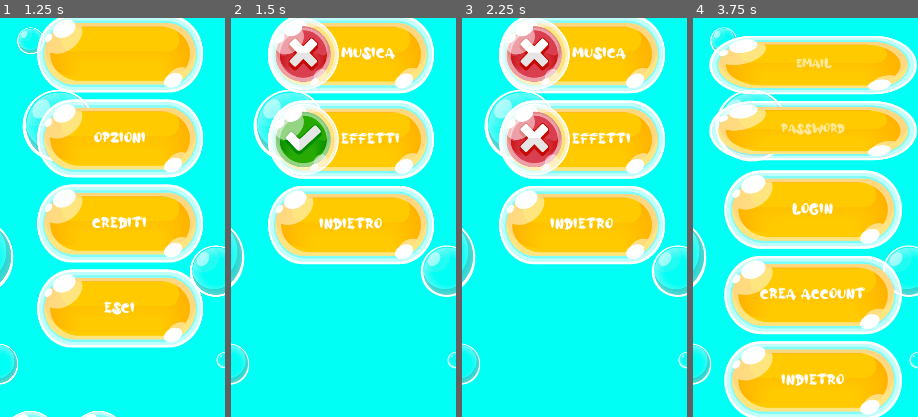
Above: before the commit, frames 1-4 (left to right).
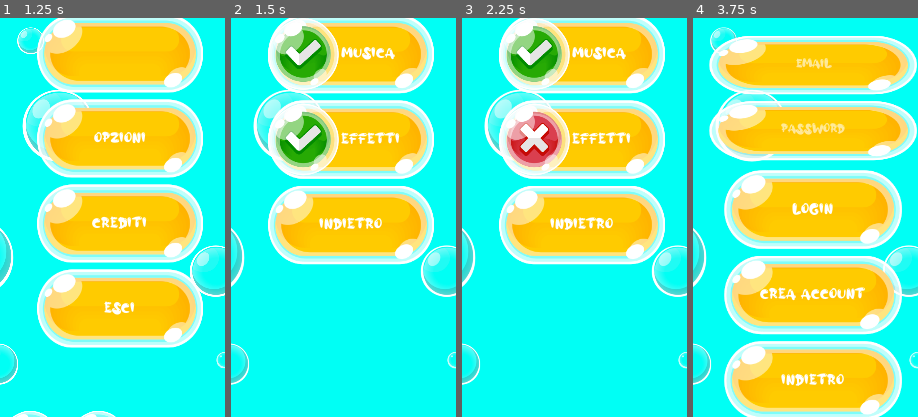
Above: after the commit, the same moments.

Repository: MatteoMassaro/BubBlow
Game: Godot game, scene res://src/screens/MenuScreen.tscn
Same seed, same stepped clock (60 frames per second), same inputs: the game is played once before the commit and once after it. This scene is started directly instead of the project's main scene.
Inputs (mouse positions are % of the whole screen's width and height, from its top left):
- Up to frame 1 (1.25 s): click (50, 44) at 0.5 s
- Up to frame 2 (1.5 s): click "OPZIONI" at 1.25 s
- Up to frame 3 (2.25 s): click "EFFETTI" at 2 s
- Up to frame 4 (3.75 s): click "INDIETRO" at 2.75 s; click (15, 93) at 3.5 s
The pictures show only the part of the screen within x 23-73%, y 40-90%; the shares and areas given below are measured in that part.

Frame 1 is identical in both runs. In frame 2, 2.5% of the frame differs, in the area x 20-48%, y 2-17%; in frame 3, 2.5%; in frame 4, nothing differs.

Commit message:
fix varie

Diff:
--- a/src/screens/ChoiseScreen.gd
+++ b/src/screens/ChoiseScreen.gd
@@ -41,6 +41,13 @@
 
 
 func _on_Userbutton_pressed():
+	PlayerData.name_user = name_user
+	PlayerData.surname_user = surname_user
+	PlayerData.user_type = "patient"
+	PlayerData.email = email
+	PlayerData.highscore_first_mode = 0
+	PlayerData.highscore_second_mode = 0
+	PlayerData.games = 0
 	profile.name = { "stringValue": name_user }
 	profile.surname = { "stringValue": surname_user }
 	profile.type_user = { "stringValue": "patient" }
@@ -50,13 +57,6 @@
 	profile.games = {"integerValue": 0 }
 	Firebase.update_document("users/%s" % Firebase.user_info.id, profile, http)
 	information_sent = true
-	PlayerData.name_user = name_user
-	PlayerData.surname_user = surname_user
-	PlayerData.user_type = "patient"
-	PlayerData.email = email
-	PlayerData.highscore_first_mode = 0
-	PlayerData.highscore_second_mode = 0
-	PlayerData.games = 0
 	patient_button.rect_scale = Vector2(0.8, 0.8)
 	if AudioManager.flag_effects == 0:
 		AudioManager.effect_track = load("res://assets/user interface/sounds/kenney_interfacesounds/Audio/drop_004.ogg")
--- a/src/screens/GameOverScreen.gd
+++ b/src/screens/GameOverScreen.gd
@@ -35,7 +35,7 @@
 func set_score():
 	yield(get_tree().create_timer(1.0),"timeout")
 	score_text.text = "PUNTEGGIO: "
-	score_number.text = "%s" % PlayerData.breath_duration_seconds
+	score_number.text = "%s" % PlayerData.score
 	explanation_text.bbcode_text = "[center]LA TECNICA RESPIRATORIA UTILIZZATA PER ESEGUIRE IL GIOCO FA PARTE DELLE TECNIC …(215 unchanged characters)…
 	text_animations.play("show_score_text")
 	yield(get_tree().create_timer(1.0),"timeout")
@@ -52,7 +52,7 @@
 	profile.last_score = { "integerValue": PlayerData.score }
 	PlayerData.games += 1
 	profile.games = { "integerValue": PlayerData.games }
-	#Firebase.update_document("users/%s" % Firebase.user_info.id, profile, http)
+	Firebase.update_document("users/%s" % Firebase.user_info.id, profile, http)
 
 
 func _on_HTTPRequest_request_completed(result, response_code, headers, body):
--- a/src/screens/LoginScreen.gd
+++ b/src/screens/LoginScreen.gd
@@ -41,10 +41,11 @@
 		notification.text = response_body.result.error.message.capitalize()
 		show_label()
 	else:
-		notification.text = "Login successful"
-		show_label()
-		yield(get_tree().create_timer(2.0), "timeout")
-		get_tree().change_scene("res://src/screens/MenuScreen.tscn")
+		if (flag == 1):
+			notification.text = "Login successful"
+			show_label()
+			yield(get_tree().create_timer(2.0), "timeout")
+			get_tree().change_scene("res://src/screens/MenuScreen.tscn")
 
 func check_type(result_body: Dictionary):
 	if PlayerData.user_type == "patient":
--- a/src/screens/MedicCodeScreen.gd
+++ b/src/screens/MedicCodeScreen.gd
@@ -41,6 +41,9 @@
 		show_label()
 		return
 	if medic_code.text == "12345678":
+		PlayerData.user_type = "medic"
+		PlayerData.email = email
+		PlayerData.medic_code = medic_code.text
 		profile.name = {"stringValue": PlayerData.name_user}
 		profile.surname = {"stringValue": PlayerData.surname_user}
 		profile.type_user = { "stringValue": "medic" }
@@ -48,9 +51,6 @@
 		profile.medic_code = {"stringValue": medic_code.text}
 		Firebase.update_document("users/%s" % Firebase.user_info.id, profile, http)
 		information_sent = true
-		PlayerData.user_type = "medic"
-		PlayerData.email = email
-		PlayerData.medic_code = medic_code.text
 		send_button.rect_scale = Vector2(0.8, 0.8)
 		if AudioManager.flag_effects == 0:
 			AudioManager.effect_track = load("res://assets/user interface/sounds/kenney_interfacesounds/Audio/drop_004.ogg")
--- a/src/screens/MenuScreen.gd
+++ b/src/screens/MenuScreen.gd
@@ -6,6 +6,7 @@
 
 func _ready():
 	check_user_type()
+	check_music()
 
 func check_music():
 	AudioManager.music_track = load ("res://assets/user interface/sounds/menu_music.mp3")
--- a/src/screens/ProfileScreen.tscn
+++ b/src/screens/ProfileScreen.tscn
@@ -92,7 +92,7 @@
 custom_constants/line_separation = 1
 custom_constants/icon_margin = 30
 custom_fonts/font = SubResource( 10 )
-items = [ "", SubResource( 6 ), false, "", SubResource( 13 ), false, "", SubResource( 15 ), false, "Elemento 3", ExtResource( 6 ), false, "Elemento 4", ExtResource( 7 ), false, "Elemento 5", ExtResource( 9 ), false ]
+items = [ "", SubResource( 6 ), false, "", SubResource( 13 ), false, "", SubResource( 15 ), false, "", ExtResource( 6 ), false, "", ExtResource( 7 ), false, "", ExtResource( 9 ), false ]
 auto_height = true
 same_column_width = true
 fixed_icon_size = Vector2( 50, 50 )
--- a/src/screens/RegistrationScreen.gd
+++ b/src/screens/RegistrationScreen.gd
@@ -55,7 +55,7 @@
 		show_label()
 		return
 	Firebase.register(email_field.text, password_field.text, http)
-	yield(get_tree().create_timer(3.0), "timeout")
+	yield(get_tree().create_timer(4.0), "timeout")
 	profile.name = { "stringValue": name_field.text}
 	profile.surname = { "stringValue": surname_field.text }
 	profile.email = {"stringValue": email_field.text}
